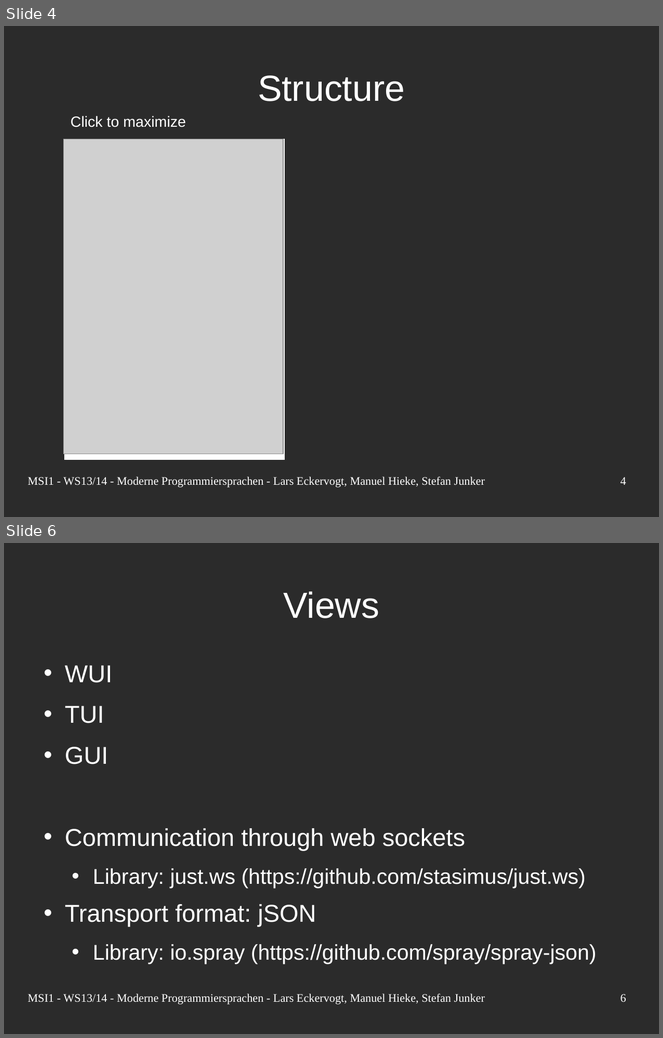
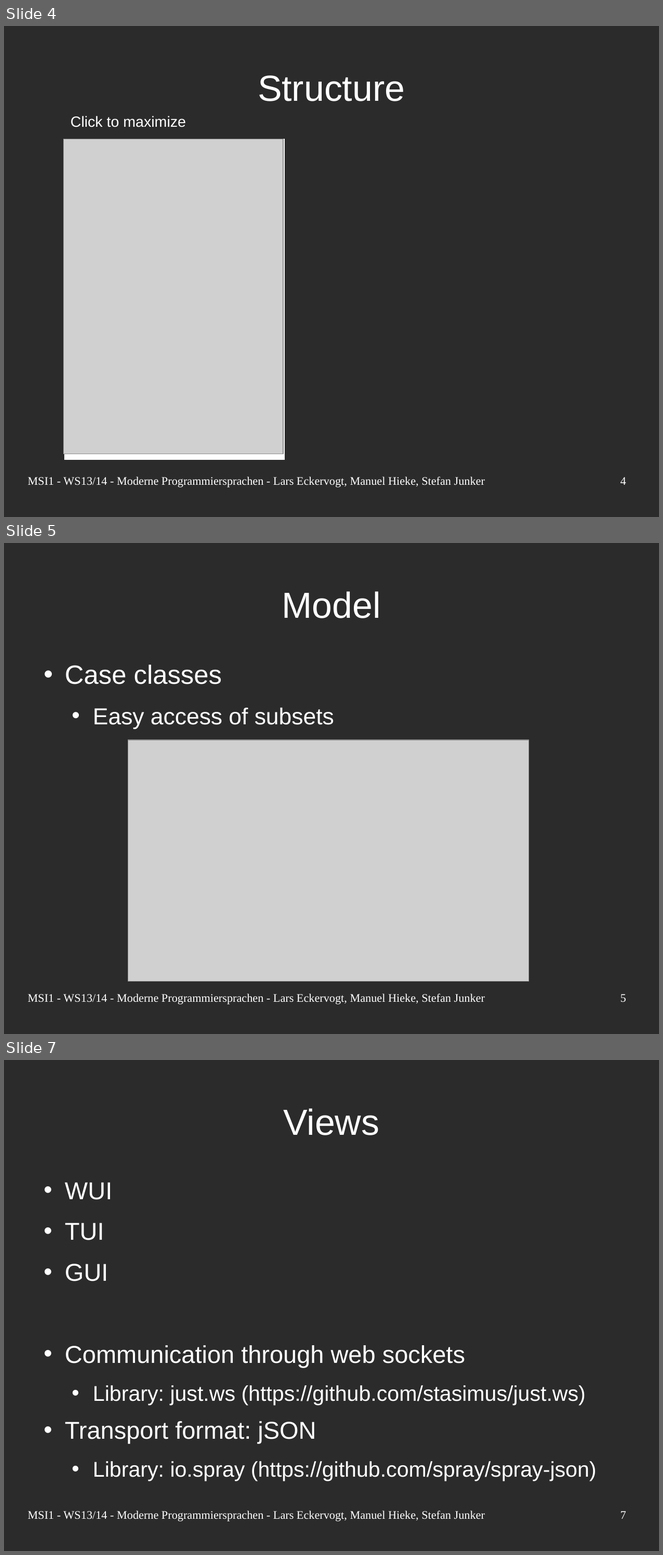
Before and after one commit to nerduel/TacZombie, a slide deck: doc/presentation/Presentation.odp. Shown one above the other, each under a label of ours: slides 4 and 6 before the commit, slides 4, 5 and 7 after it; the slides between them are not shown. The pictures are 663x1038 and 663x1555 pixels, drawn with LibreOffice and Linux fonts; fonts in the diff are those of the drawing; grey boxes stand for pictures; background and template pictures are left out; a plain dark background stands for a picture behind light text. Boxes give left, top, right and bottom in pixels: in the first picture for what was removed or moved away, otherwise in the second. Text is boxed around its words. In the diff, an @@ line names an element or a change of style, - is before the commit and + after.

```diff
--- a/doc/presentation/Presentation.odp
+++ b/doc/presentation/Presentation.odp
@@ slide 5 added at box(4, 543, 659, 1034), background picture (left out) @@
@@ title added at box(282, 591, 381, 618), 44 pt, text #FFFFFF @@
+Model
@@ text added at box(65, 665, 334, 729), 28 pt, text #FFFFFF @@
+• Case classes
+  • Easy access of subsets
@@ picture added at box(128, 741, 530, 982) @@
@@ text added at box(28, 994, 485, 1005), 14 pt, text #FFFFFF @@
+MSI1 - WS13/14 - Moderne Programmiersprachen - Lars Eckervogt, Manuel Hieke, Stefan Junker
@@ page number added at box(621, 994, 626, 1003), 14 pt, text #FFFFFF @@
+5
@@ what was slide 6 is now slide 7 @@
@@ page number at box(621, 1511, 626, 1519): text changed @@
-6
+7
```
Also in this commit, not shown: 1 slide changed, 1 other file.
